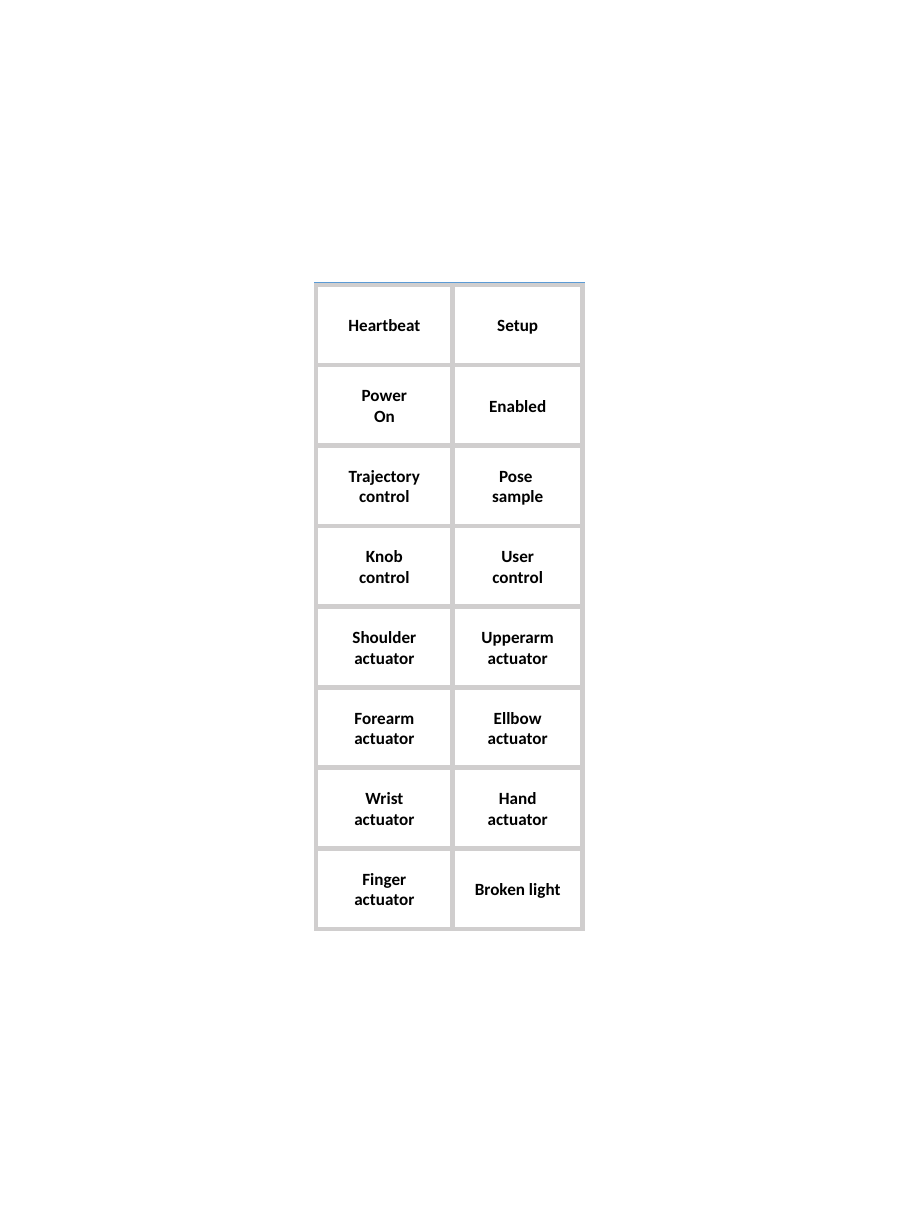
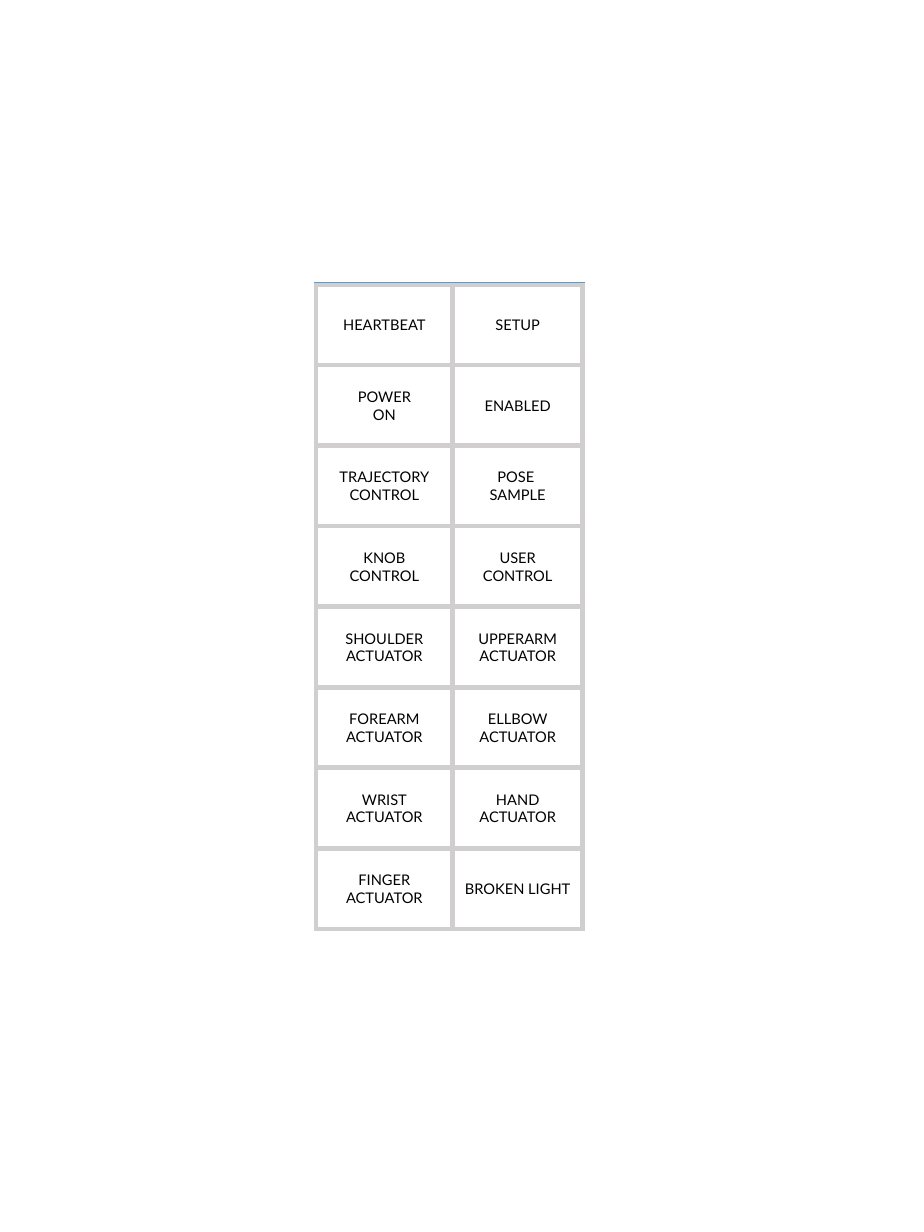
Before and after one commit to goergch/Walter, a slide deck: slide 1 of cad/Walter-Lettering.pptx. Drawn at 924x1232 pixels with LibreOffice and Linux fonts; fonts in the diff are those of the drawing. Boxes give left, top, right and bottom in pixels: in the first picture for what was removed or moved away, otherwise in the second. Text is boxed around its words. In the diff, an @@ line names an element or a change of style, - is before the commit and + after.

```diff
--- a/cad/Walter-Lettering.pptx
+++ b/cad/Walter-Lettering.pptx
@@ text in rectangle at [343, 319, 425, 330]: text changed; size 14 to 12 pt; font Calibri to Lato; bold off @@
-Heartbeat
+HEARTBEAT
@@ text in rectangle at [495, 319, 540, 330]: text changed; size 14 to 12 pt; font Calibri to Lato; bold off @@
-Setup
+SETUP
@@ text in rectangle at [358, 391, 411, 420]: text changed; size 14 to 12 pt; font Calibri to Lato; bold off @@
-Power
-On
+POWER
+ON
@@ text in rectangle at [485, 400, 551, 411]: text changed; size 14 to 12 pt; font Calibri to Lato; bold off @@
-Enabled
+ENABLED
@@ text in rectangle at [339, 471, 429, 500]: text changed; size 14 to 12 pt; font Calibri to Lato; bold off @@
-Trajectory
-control
+TRAJECTORY
+CONTROL
@@ text in rectangle at [490, 471, 546, 500]: text changed; size 14 to 12 pt; font Calibri to Lato; bold off @@
-Pose
-sample
+POSE
+SAMPLE
@@ text in rectangle at [350, 552, 419, 581]: text changed; size 14 to 12 pt; font Calibri to Lato; bold off @@
-Knob
-control
+KNOB
+CONTROL
@@ text in rectangle at [483, 552, 552, 581]: text changed; size 14 to 12 pt; font Calibri to Lato; bold off @@
-User
-control
+USER
+CONTROL
@@ text in rectangle at [345, 633, 423, 661]: text changed; size 14 to 12 pt; font Calibri to Lato; bold off @@
-Shoulder
-actuator
+SHOULDER
+ACTUATOR
@@ text in rectangle at [478, 633, 557, 661]: text changed; size 14 to 12 pt; font Calibri to Lato; bold off @@
-Upperarm
-actuator
+UPPERARM
+ACTUATOR
@@ text in rectangle at [346, 713, 423, 742]: text changed; size 14 to 12 pt; font Calibri to Lato; bold off @@
-Forearm
-actuator
+FOREARM
+ACTUATOR
@@ text in rectangle at [479, 713, 556, 742]: text changed; size 14 to 12 pt; font Calibri to Lato; bold off @@
-Ellbow
-actuator
+ELLBOW
+ACTUATOR
@@ text in rectangle at [346, 794, 423, 822]: text changed; size 14 to 12 pt; font Calibri to Lato; bold off @@
-Wrist
-actuator
+WRIST
+ACTUATOR
@@ text in rectangle at [479, 794, 556, 822]: text changed; size 14 to 12 pt; font Calibri to Lato; bold off @@
-Hand
-actuator
+HAND
+ACTUATOR
@@ text in rectangle at [346, 874, 423, 903]: text changed; size 14 to 12 pt; font Calibri to Lato; bold off @@
-Finger
-actuator
+FINGER
+ACTUATOR
@@ text in rectangle at [465, 883, 570, 894]: text changed; size 14 to 12 pt; font Calibri to Lato; bold off @@
-Broken light
+BROKEN LIGHT
```
Also in this commit, not shown: 10 other files.
